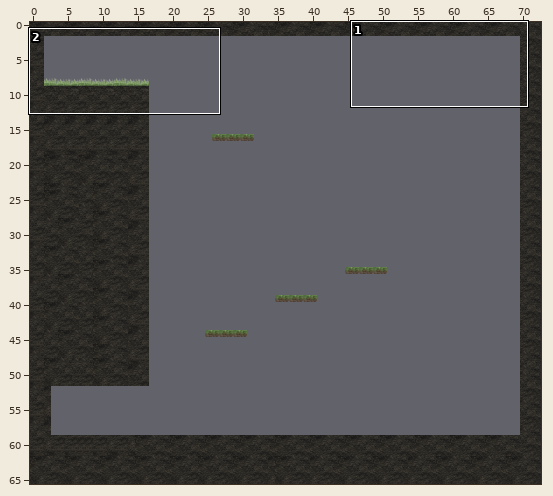
Tiled map -- _code/_levels/map_level2.tmx. Above: a wide view before the commit, with the close-up outlined.
Close-up. Before the edit:
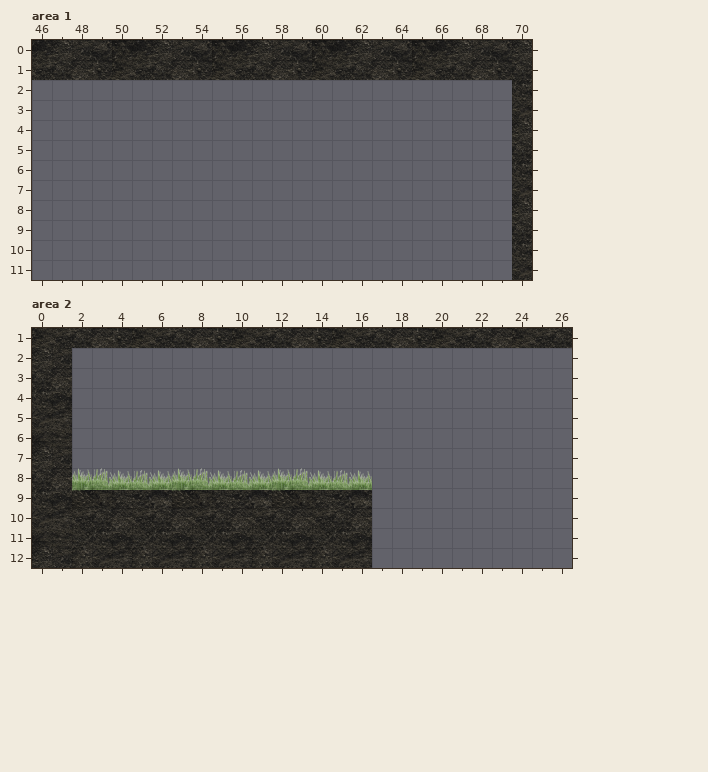
Cells are 64x64 px. Shown: area 1 x 46..70, y 0..11; area 2 x 0..26, y 1..12. The commit also changed other parts of the map, which this record leaves out. The old version is drawn lined up with the new one.
After the commit:
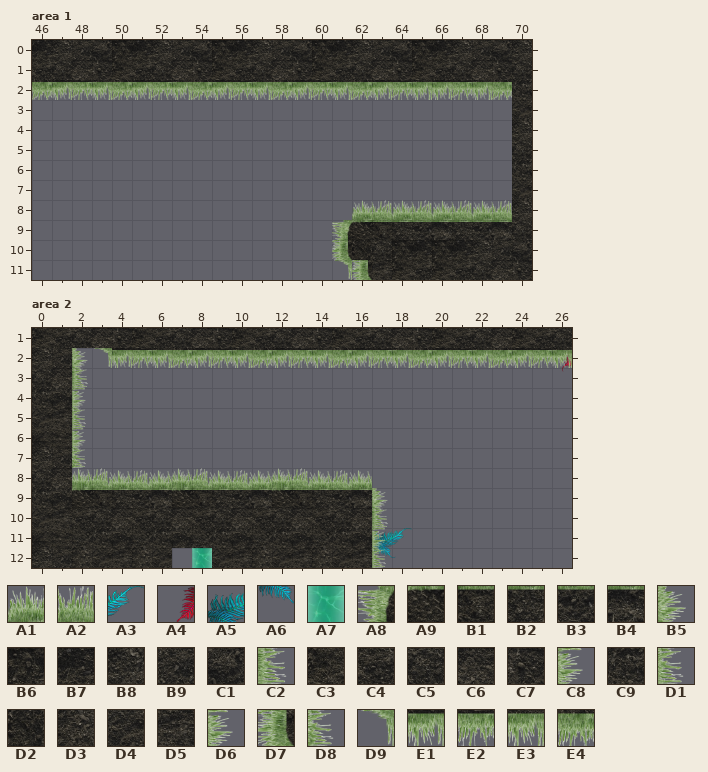
Key: from "sprite_props": A1 20, A2 21, A3 24 turned 90, A4 43 turned 180, A5 44 turned 90, A6 45 turned 90, A7 69 turned 90, A8 80, A9 81, B1 82, B2 83, B3 84, B4 85, B5 87, B6 101, B7 102, B8 103, B9 104, C1 105, C2 107, C3 121, C4 122, C5 123, C6 124, C7 125, C8 127, C9 143, D1 147, D2 161, D3 162, D4 163, D5 164, D6 167, D7 180, D8 187, D9 200, E1 202, E2 203, E3 204, E4 205.
__ is an empty cell, .. an unchanged one.
Tiles of an added or newly shown layer are drawn over the layers below it.
Difference:
map size 100x100 -> 73x66 cells
--- layer "plateforme_collide", area 1
@@ x 61..70 @@
- 8 .. __ __ __ __ __ __ __ __ ..
- 9 __ __ __ __ __ __ __ __ __ ..
-10 __ __ __ __ __ __ __ __ __ C9
-11 __ __ __ __ __ __ __ __ __ D4
+ 8 .. A1 A2 A1 A2 A1 A2 A1 A2 ..
+ 9 A8 A9 B1 B2 B3 B4 B2 B3 B4 ..
+10 D7 D2 C5 B6 B7 B6 B7 B8 B9 C1
+11 D9 D7 D5 C3 C4 C3 C4 C5 C6 C7
--- layer "plateforme_traverse", area 1
@@ x 46..69 @@
- 2 __ __ __ __ __ __ __ __ __ __ __ __ __ __ __ __ __ __ __ __ __ __ __ __
+ 2 E4 E1 E2 E3 E4 E1 E2 E3 E4 E1 E2 E3 E4 E1 E2 E3 E4 E1 E2 E3 E1 E2 E3 E4
--- layer "plantes" (added), area 2
@@ x 3..26 @@
- 2 __ .. .. .. .. .. .. .. .. .. .. .. .. .. .. .. .. .. .. .. .. .. .. __
+ 2 D9 .. .. .. .. .. .. .. .. .. .. .. .. .. .. .. .. .. .. .. .. .. .. A4
@@ x 17..18 @@
-11 __ __
-12 __ ..
+11 A5 A3
+12 A6 ..
--- layer "plateforme_collide", area 2
@@ x 2..2 @@
- 2 __
- 3 __
- 4 __
- 5 __
- 6 __
- 7 __
+ 2 B5
+ 3 C2
+ 4 C8
+ 5 D1
+ 6 D6
+ 7 D8
@@ x 7..8 @@
-12 D5 D3
+12 __ A7
--- layer "plateforme_traverse", area 2
@@ x 4..26 @@
- 2 __ __ __ __ __ __ __ __ __ __ __ __ __ __ __ __ __ __ __ __ __ __ __
+ 2 E1 E2 E3 E4 E1 E2 E3 E4 E1 E2 E3 E4 E1 E2 E3 E4 E1 E2 E3 E4 E1 E2 E3
@@ x 17..17 @@
- 9 __
-10 __
-11 __
-12 __
+ 9 B5
+10 C2
+11 C8
+12 D1
Changed places in both close-ups, as pixel boxes (x1, y1, x2, y2):
added: (32, 80, 512, 100)
changed: (332, 200, 532, 280)
added: (72, 348, 572, 468)
added: (372, 488, 412, 568)
changed: (172, 548, 212, 568)
